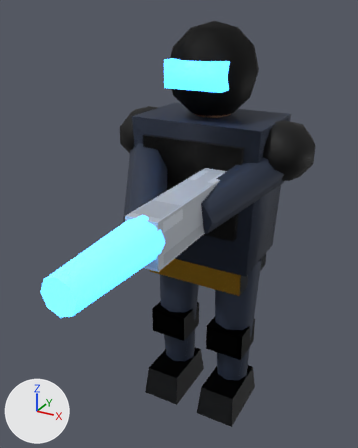
The glTF model rust-ra2/assets/models/chrono_legionnaire.glb: old version first, new version second.
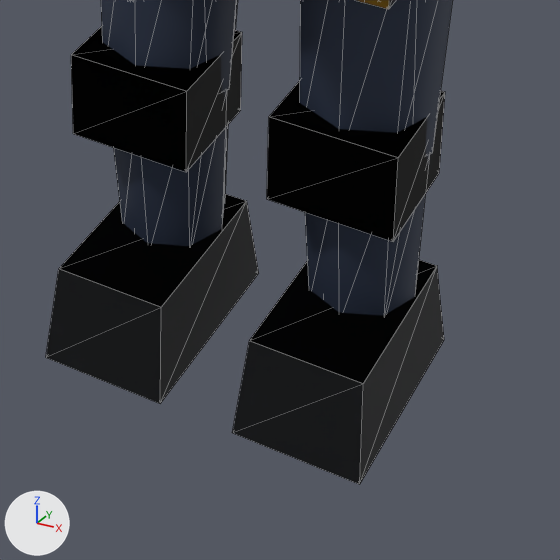
The first picture shows the older version from a camera (50 mm lens) standing at (0.543, -1.166, 1.131) and looking at (-0.01, -0.159, 0.628). The close-ups show the older and then the newer version on the part from 37% to 80% of the width and 66% to 100% of the height of that picture. Only the edits that show in the close-ups are written down. Arrows for +X, +Y and +Z are at lower left; the lights stay in place. The close-ups show mesh edges as thin lines. Where no turn or scale is listed for an object, it has been applied to the vertices. Vertices at exactly the same position are counted once.

Names of what the first close-up shows: 'LeftLeg', 'LeftLeg_LOD1', 'RightLeg', 'RightLeg_LOD1' and 1 more.
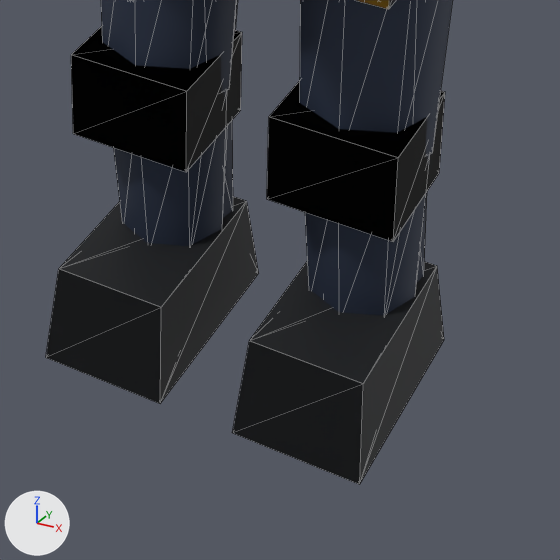
Diff of the bpy script that builds the scene:
```diff
--- a/rust-ra2/assets/models/chrono_legionnaire.glb.py
+++ b/rust-ra2/assets/models/chrono_legionnaire.glb.py
@@ me_leftleg_lod1_mesh @@
 # used by ob_leftleg_lod1; location = (-0.092, 0.0, 0.4928)
-me_leftleg_lod1_mesh.from_pydata(...)  # 29 vertices, 48 faces; spans x -0.058..0.058, y -0.13..0.06, z -0.493..0.003
+me_leftleg_lod1_mesh.from_pydata(...)  # 27 vertices, 48 faces; spans x -0.058..0.058, y -0.13..0.06, z -0.493..0.003
+# me_leftleg_lod1_mesh part 1
+# 4 vertices are removed from x -0.051..0.051, y 0.017..0.046, z -0.412..-0.403
+# 15 faces are deleted
+# 2 vertices are added at (-0.032, 0.03, -0.409), (0.045, 0.029, -0.408)
+# 15 new faces join them
 me_leftleg_lod1_mesh.materials.append(mat_ra2remasteredpbr)
@@ me_rightleg_lod1_mesh @@
 # used by ob_rightleg_lod1; location = (0.092, 0.0, 0.4928)
-me_rightleg_lod1_mesh.from_pydata(...)  # 29 vertices, 48 faces; spans x -0.058..0.058, y -0.13..0.06, z -0.493..0.003
+me_rightleg_lod1_mesh.from_pydata(...)  # 27 vertices, 48 faces; spans x -0.058..0.058, y -0.13..0.06, z -0.493..0.003
+# me_rightleg_lod1_mesh part 2
+# 4 vertices are removed from x -0.051..0.051, y 0.017..0.046, z -0.412..-0.403
+# 15 faces are deleted
+# 2 vertices are added at (-0.032, 0.03, -0.409), (0.045, 0.029, -0.408)
+# 15 new faces join them
 me_rightleg_lod1_mesh.materials.append(mat_ra2remasteredpbr)
```

Location of each change, (x1, y1, x2, y2) in pixels of the close-ups (560 x 560 px):
'LeftLeg_LOD1', reshaped: before (191, 125, 228, 241); after (191, 121, 233, 241)
'RightLeg_LOD1', reshaped: before (385, 231, 401, 313); after (385, 192, 427, 313)
